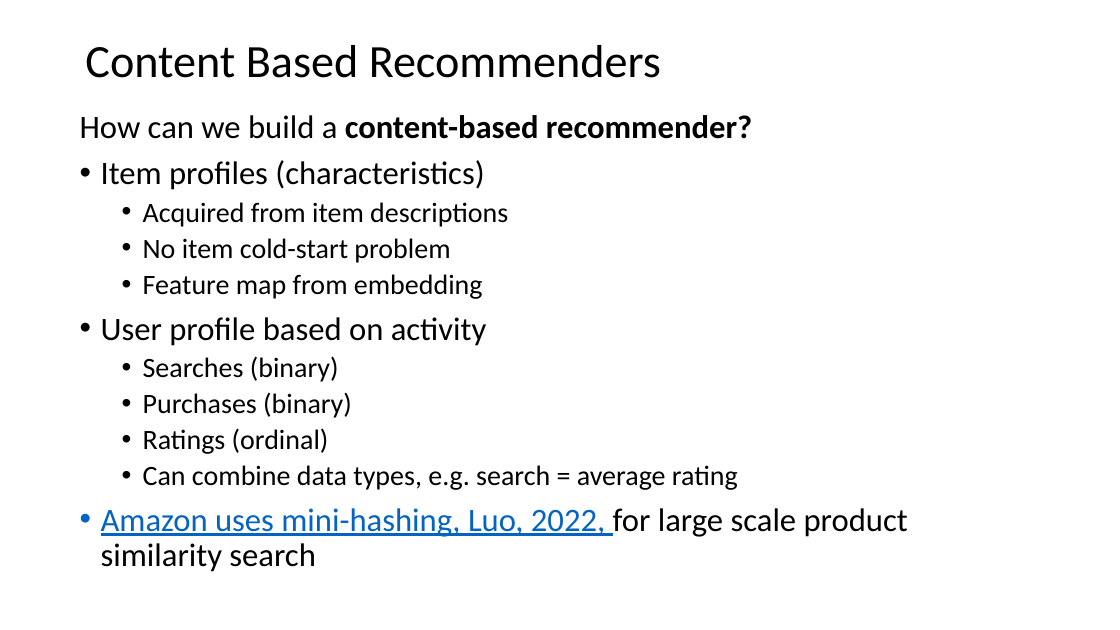
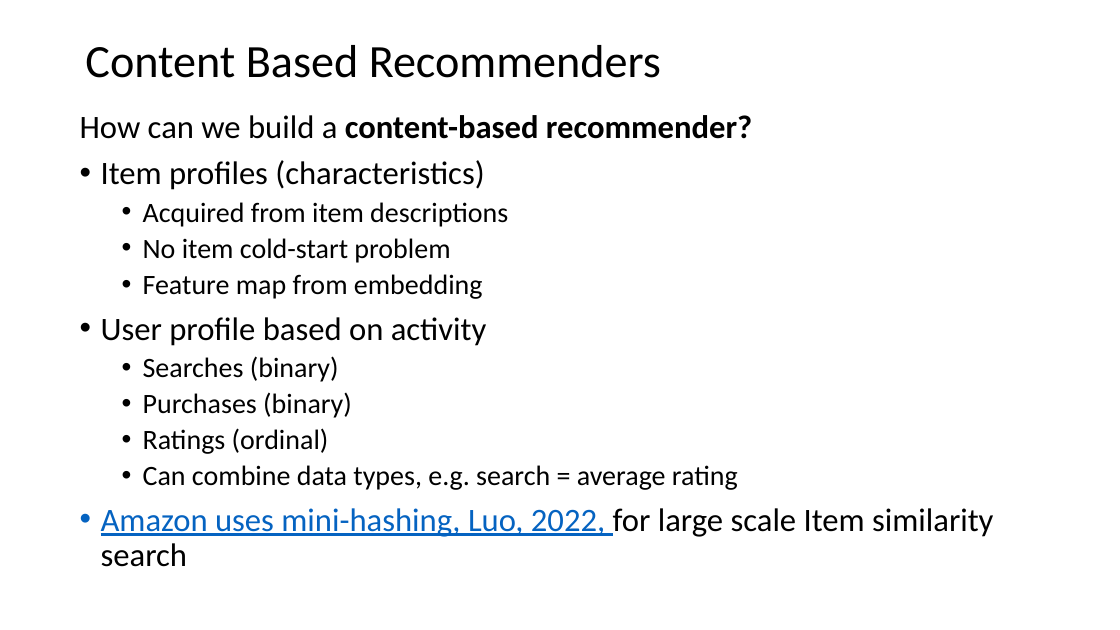
Before and after one commit to tenevian/Harvard-SSP-Data-Mining, a slide deck: slide 30 of slides/7_RecommenderSystems.pptx (slide 29 before the commit). Drawn at 1120x630 pixels with LibreOffice and Linux fonts; fonts in the diff are those of the drawing. Boxes give left, top, right and bottom in pixels: in the first picture for what was removed or moved away, otherwise in the second. Text is boxed around its words. In the diff, an @@ line names an element or a change of style, - is before the commit and + after.

Commit message:
Updated slide content and corrected erros

```diff
--- a/slides/7_RecommenderSystems.pptx
+++ b/slides/7_RecommenderSystems.pptx
@@ text at [101, 508, 993, 567]: text changed @@
-• Amazon uses mini-hashing, Luo, 2022, for large scale product similarity search
+• Amazon uses mini-hashing, Luo, 2022, for large scale Item similarity search
```
Also in this commit, not shown: 12 other slides changed, 3 slides added.
